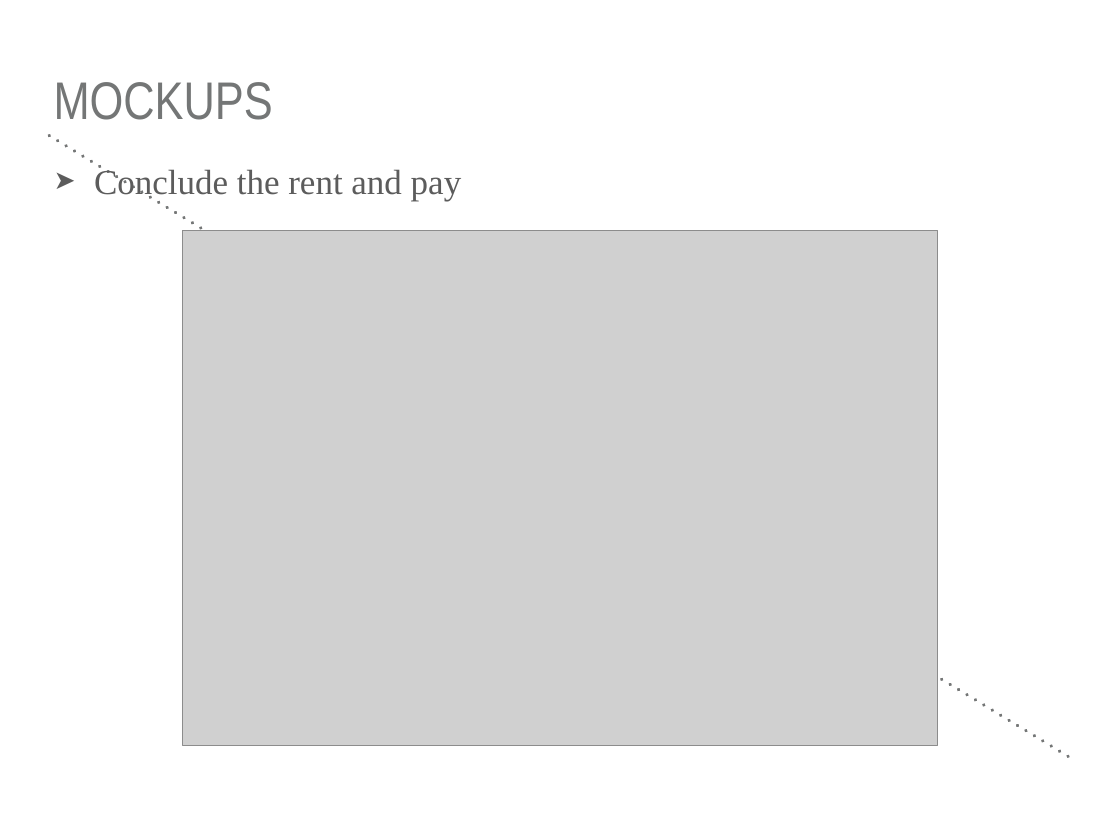
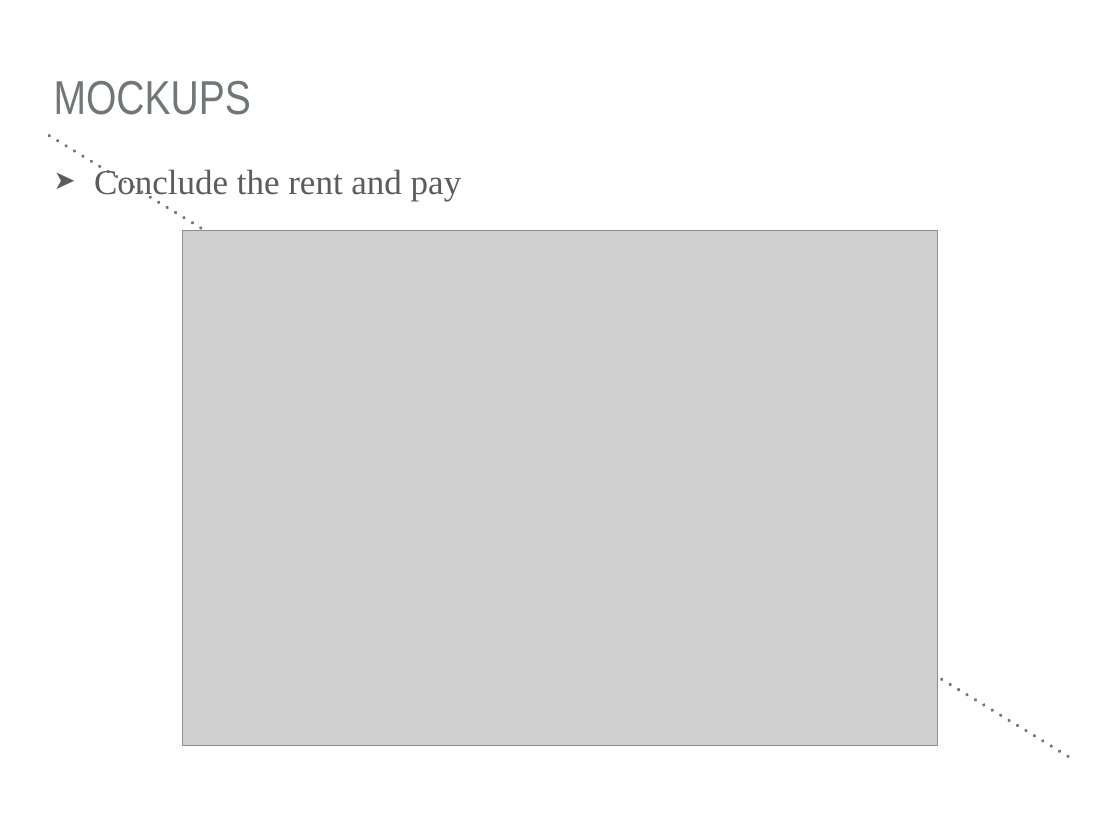
Before and after one commit to sim-ulia/ingSoft2016-2017, a slide deck: slide 13 of RASD/Presentiation/RASD presentation.pptx. Drawn at 1120x840 pixels with LibreOffice and Linux fonts; fonts in the diff are those of the drawing; grey boxes stand for pictures. Boxes give left, top, right and bottom in pixels: in the first picture for what was removed or moved away, otherwise in the second. Text is boxed around its words. In the diff, an @@ line names an element or a change of style, - is before the commit and + after.

```diff
--- a/RASD/Presentiation/RASD presentation.pptx
+++ b/RASD/Presentiation/RASD presentation.pptx
@@ title "MOCKUPS" at box(54, 81, 251, 115): size 48.4 to 43.5 pt @@
```
Also in this commit, not shown: 17 other slides changed.
